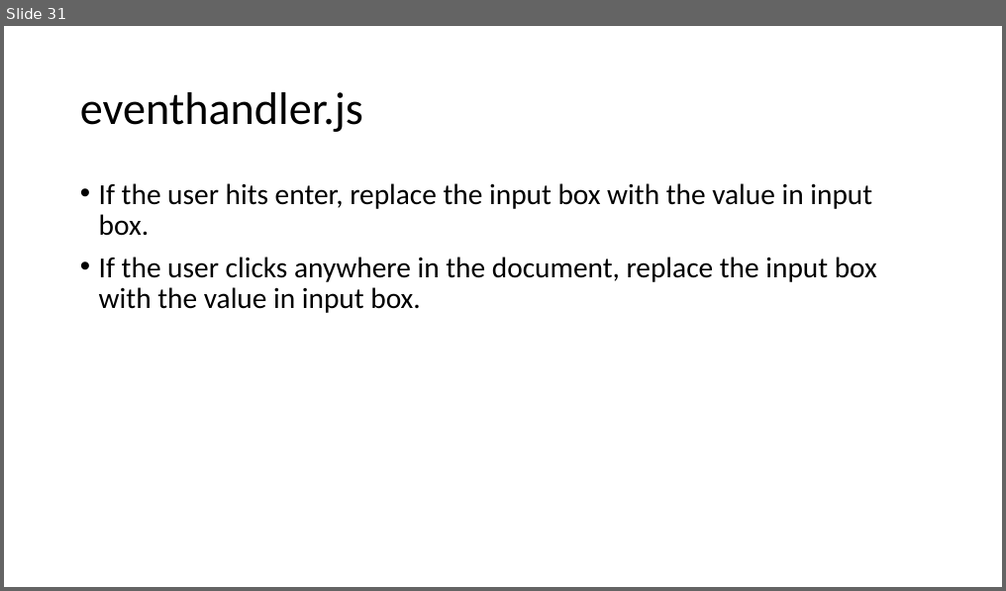
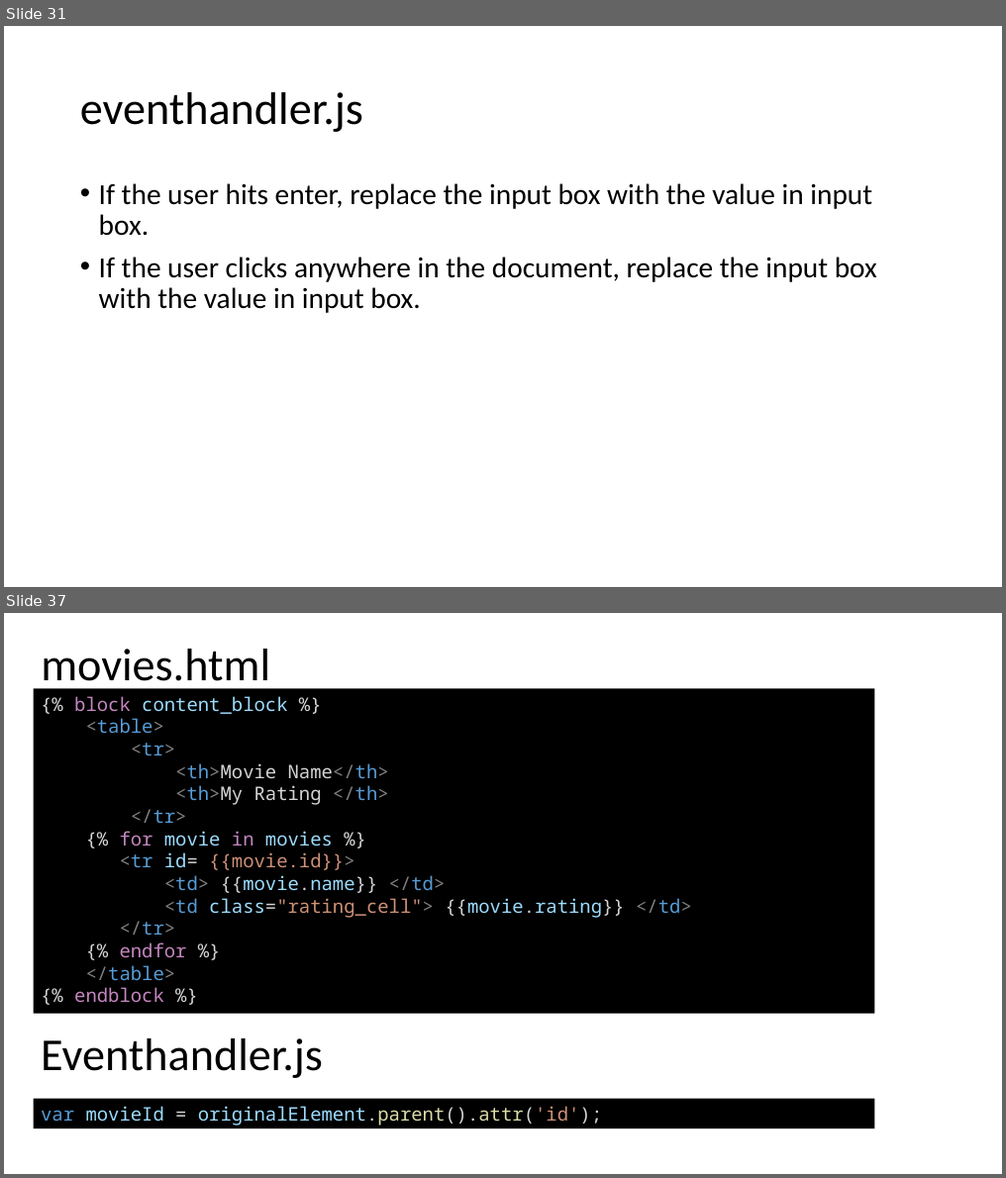
Before and after one commit to DivyaKampalli/movie-rating, a slide deck: Fullstack Tutorial.pptx. Shown one above the other, each under a label of ours: slide 31 before the commit, slides 31 and 37 after it; the slides between them are not shown. The pictures are 1006x591 and 1006x1178 pixels, drawn with LibreOffice and Linux fonts; fonts in the diff are those of the drawing. Boxes give left, top, right and bottom in pixels: in the first picture for what was removed or moved away, otherwise in the second. Text is boxed around its words. In the diff, an @@ line names an element or a change of style, - is before the commit and + after.

```diff
--- a/Fullstack Tutorial.pptx
+++ b/Fullstack Tutorial.pptx
@@ slide 37 added at (4,613,1002,1174), background #FFFFFF @@
@@ title added at (41,649,270,691), 44 pt, text #000000 @@
+movies.html
@@ rectangle added at (33,688,874,1014), fill #000000, 18 pt, text #9CDCFE @@
+{% block content_block %}
+<table>
+<tr>
+<th>Movie Name</th>
+<th>My Rating </th>
+</tr>
+{% for movie in movies %}
+<tr id= {{movie.id}}>
+<td> {{movie.name}} </td>
+<td class="rating_cell"> {{movie.rating}} </td>
+</tr>
+{% endfor %}
+</table>
+{% endblock %}
@@ text added at (41,1039,323,1078), 44 pt, text #000000 @@
+Eventhandler.js
@@ rectangle added at (33,1099,874,1129), fill #000000, 18 pt, text #9CDCFE @@
+var movieId = originalElement.parent().attr('id');
```
Also in this commit, not shown: 1 slide changed, 8 other slides added, 2 other files.
